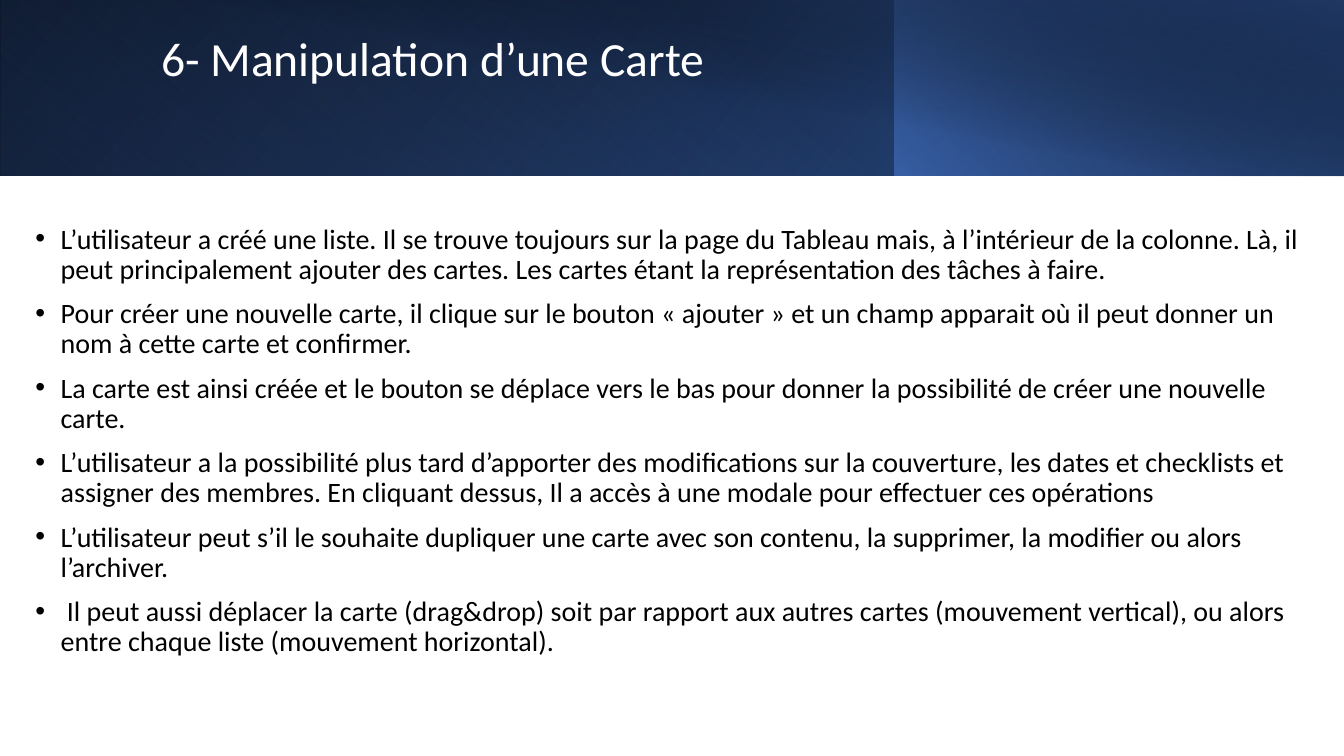
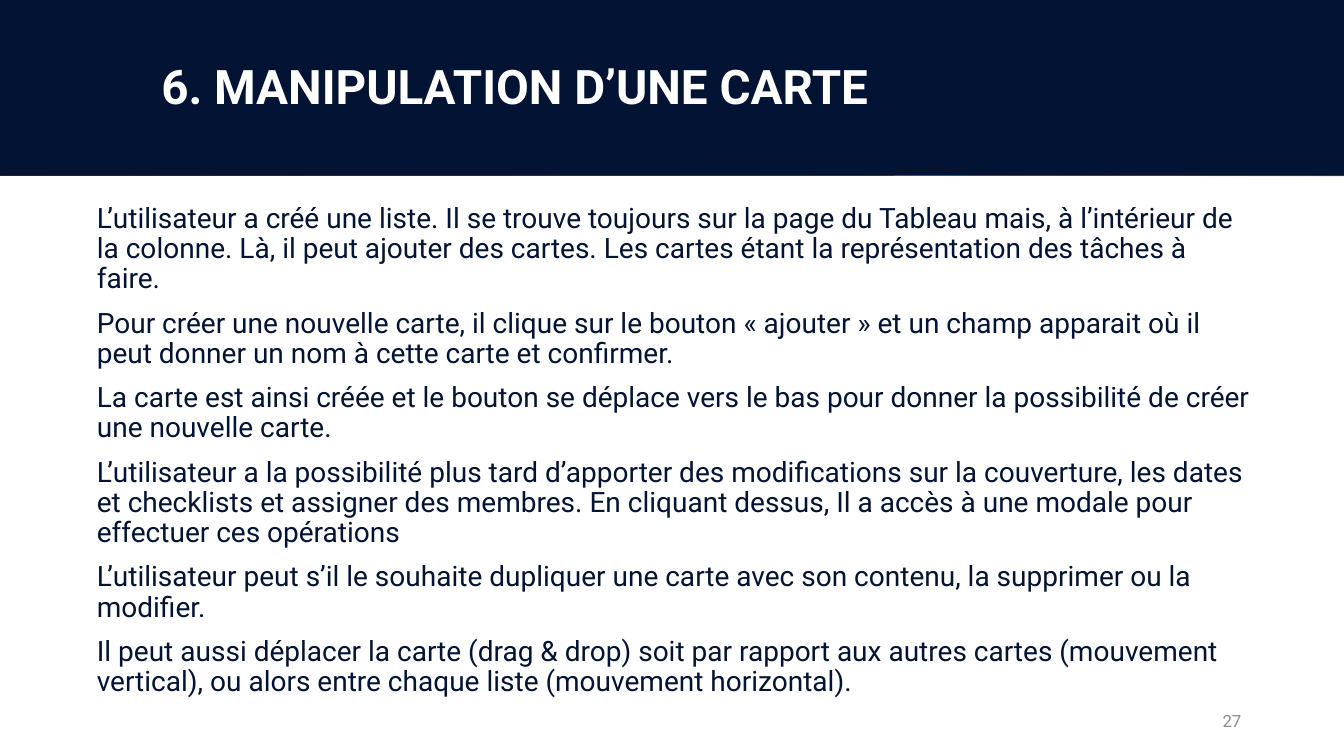
Before and after one commit to mrstph/project-calista, a slide deck: slide 27 of dossier-analyse/dossier-analyse.pptx (slide 26 before the commit). Drawn at 1344x756 pixels with LibreOffice and Linux fonts; fonts in the diff are those of the drawing. Boxes give left, top, right and bottom in pixels: in the first picture for what was removed or moved away, otherwise in the second. Text is boxed around its words. In the diff, an @@ line names an element or a change of style, - is before the commit and + after.

```diff
--- a/dossier-analyse/dossier-analyse.pptx
+++ b/dossier-analyse/dossier-analyse.pptx
@@ rectangle at box(0, 0, 1344, 175): fill gradient #000000 to #2F5597 to gradient #000000 to #C2530F @@
@@ rectangle at box(0, 0, 895, 175): fill gradient #4472C4 to #203864 to gradient #EE7429 to #81380A @@
@@ rectangle added at box(0, 0, 1344, 175), fill #031333 @@
@@ rectangle at box(50, 0, 1344, 176): fill gradient #000000 to #203864 to gradient #000000 to #81380A @@
@@ rectangle at box(894, 0, 1344, 175): fill gradient #4472C4 to #000000 to gradient #EE7429 to #000000 @@
@@ title at box(161, 68, 868, 105): text changed; font Calibri to Roboto; bold on @@
-6- Manipulation d’une Carte
+6. MANIPULATION D’UNE CARTE
@@ text "L’utilisateur a créé une liste. ...": place and size @@
-text "L’utilisateur a créé une liste. ..." at box(61, 229, 1298, 656)
+text "L’utilisateur a créé une liste. ..." at box(97, 207, 1249, 697)
@@ text at box(97, 207, 1233, 289): text changed; font Calibri to Roboto; text colour #000000 to #031333 @@
-• L’utilisateur a créé une liste. Il se trouve toujours sur la page du Tableau mais, à l’intérieur de la colonne. Là, il peut principalement ajouter des cartes. Les cartes étant la représentation des tâches à faire.
+L’utilisateur a créé une liste. Il se trouve toujours sur la page du Tableau mais, à l’intérieur de la colonne. Là, il peut ajouter des cartes. Les cartes étant la représentation des tâches à faire.
@@ text at box(97, 312, 1249, 548): font Calibri to Roboto, text colour #000000 to #031333 in "Pour créer une nouvelle carte, il clique ...", "La carte est ainsi créée et le ...", "L’utilisateur a la possibilité plus tard d’apporter ..."; bullet • to none @@
@@ text at box(97, 565, 1217, 697): text changed; font Calibri to Roboto; text colour #000000 to #031333 @@
-• L’utilisateur peut s’il le souhaite dupliquer une carte avec son contenu, la supprimer, la modifier ou alors l’archiver.
-• Il peut aussi déplacer la carte (drag&drop) soit par rapport aux autres cartes (mouvement vertical), ou alors entre chaque liste (mouvement horizontal).
+L’utilisateur peut s’il le souhaite dupliquer une carte avec son contenu, la supprimer ou la modifier.
+Il peut aussi déplacer la carte (drag & drop) soit par rapport aux autres cartes (mouvement vertical), ou alors entre chaque liste (mouvement horizontal).
@@ page number added at box(1223, 715, 1242, 727), 12 pt, text #8C8C90 @@
+27
```
Also in this commit, not shown: 42 other slides changed, 4 slides added, 1 slide removed, 37 other files.
